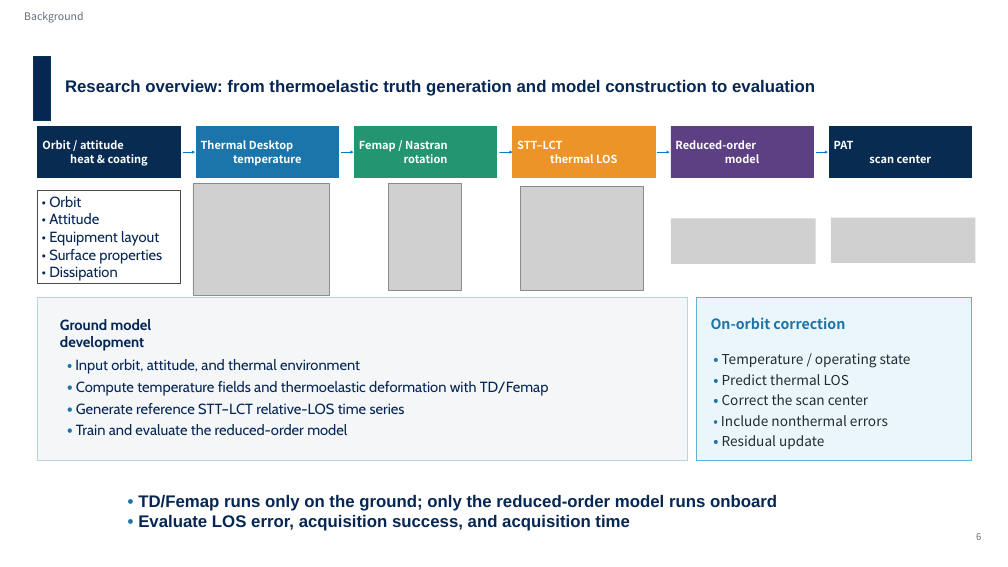
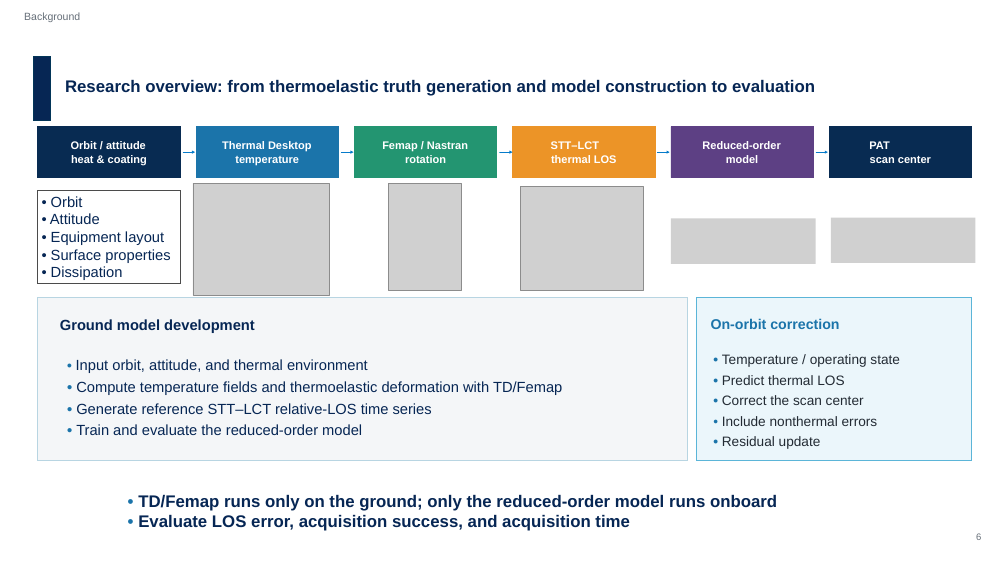
Before and after one commit to Hideki-1029/thermal-deformation-optcomm, a slide deck: slide 6 of papers/ICSO/slides/en_ICSO2026_slides_takamoto.pptx. Drawn at 1008x567 pixels with LibreOffice and Linux fonts; fonts in the diff are those of the drawing; grey boxes stand for pictures; background and template pictures are left out. Boxes give left, top, right and bottom in pixels: in the first picture for what was removed or moved away, otherwise in the second. Text is boxed around its words. In the diff, an @@ line names an element or a change of style, - is before the commit and + after.

```diff
--- a/papers/ICSO/slides/en_ICSO2026_slides_takamoto.pptx
+++ b/papers/ICSO/slides/en_ICSO2026_slides_takamoto.pptx
@@ text "Orbit / attitude heat & ...": place and size @@
-text "Orbit / attitude heat & ..." at box(42, 140, 148, 166)
+text "Orbit / attitude heat & ..." at box(71, 141, 147, 165)
@@ text "Thermal Desktop temperature": place and size @@
-text "Thermal Desktop temperature" at box(201, 140, 301, 166)
+text "Thermal Desktop temperature" at box(222, 141, 311, 165)
@@ text "Femap / Nastran rotation": place and size @@
-text "Femap / Nastran rotation" at box(359, 141, 448, 163)
+text "Femap / Nastran rotation" at box(382, 141, 468, 163)
@@ text "STT–LCT thermal LOS": place and size @@
-text "STT–LCT thermal LOS" at box(517, 140, 617, 163)
+text "STT–LCT thermal LOS" at box(551, 141, 617, 163)
@@ text "Reduced-order model": place and size @@
-text "Reduced-order model" at box(675, 140, 759, 163)
+text "Reduced-order model" at box(702, 141, 780, 163)
@@ font Noto Sans CJK JP to Arial in 9 elements at box(711, 318, 839, 329), box(722, 354, 900, 449), box(24, 12, 80, 22), box(222, 141, 311, 165), box(382, 141, 468, 163), box(702, 141, 780, 163), box(71, 141, 147, 165), box(551, 141, 617, 163), box(869, 141, 931, 163) @@
@@ text "PAT scan center": place and size @@
-text "PAT scan center" at box(834, 140, 932, 163)
+text "PAT scan center" at box(869, 141, 931, 163)
@@ rectangle "• Orbit" at box(38, 191, 180, 284): font Cabin to Arial @@
@@ text "Ground model development" at box(60, 319, 255, 333): font Cabin to Arial @@
@@ text "• Input orbit, attitude, and ..." at box(76, 359, 562, 435): font Noto Sans CJK JP to Arial in "•", "•", "•", "•"; font Cabin to Arial @@
```
Also in this commit, not shown: 42 other slides changed, 1 other file.
